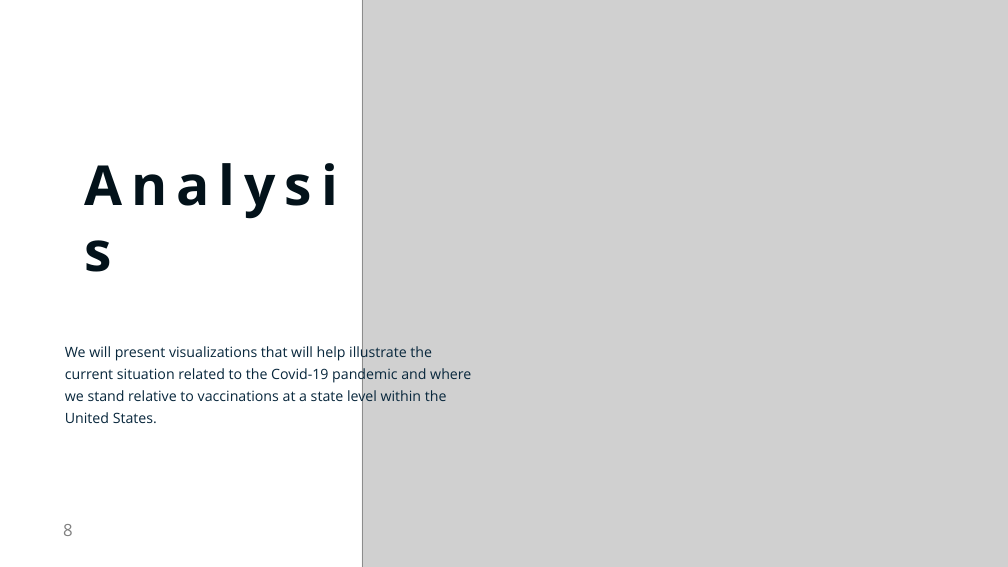
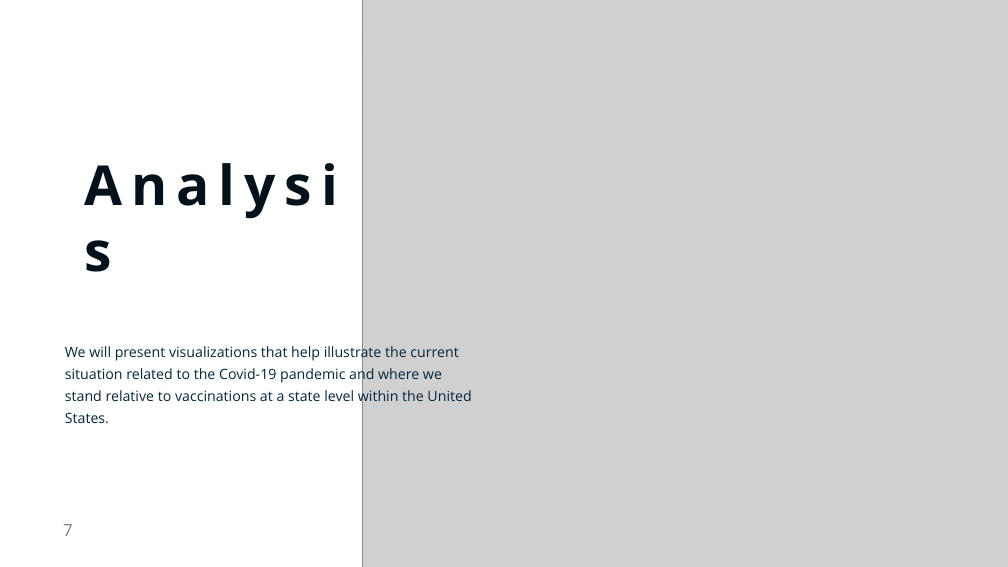
Before and after one commit to NicoleLund/covid_vaccine_availability, a slide deck: slide 7 of presentation/Project_one.pptx (slide 8 before the commit). Drawn at 1008x567 pixels with LibreOffice and Linux fonts; fonts in the diff are those of the drawing; grey boxes stand for pictures. Boxes give left, top, right and bottom in pixels: in the first picture for what was removed or moved away, otherwise in the second. Text is boxed around its words. In the diff, an @@ line names an element or a change of style, - is before the commit and + after.

```diff
--- a/presentation/Project_one.pptx
+++ b/presentation/Project_one.pptx
@@ text at bbox=[65, 343, 471, 406]: text changed @@
-We will present visualizations that will help illustrate the current situation related to the Covid-19 pandemic and where we stand relative to vaccinations at a state level within the United States.
+We will present visualizations that help illustrate the current situation related to the Covid-19 pandemic and where we stand relative to vaccinations at a state level within the United States.
@@ page number at bbox=[63, 524, 73, 536]: text changed @@
-8
+7
```
Also in this commit, not shown: 11 other slides changed, 1 slide added, 3 slides removed.
